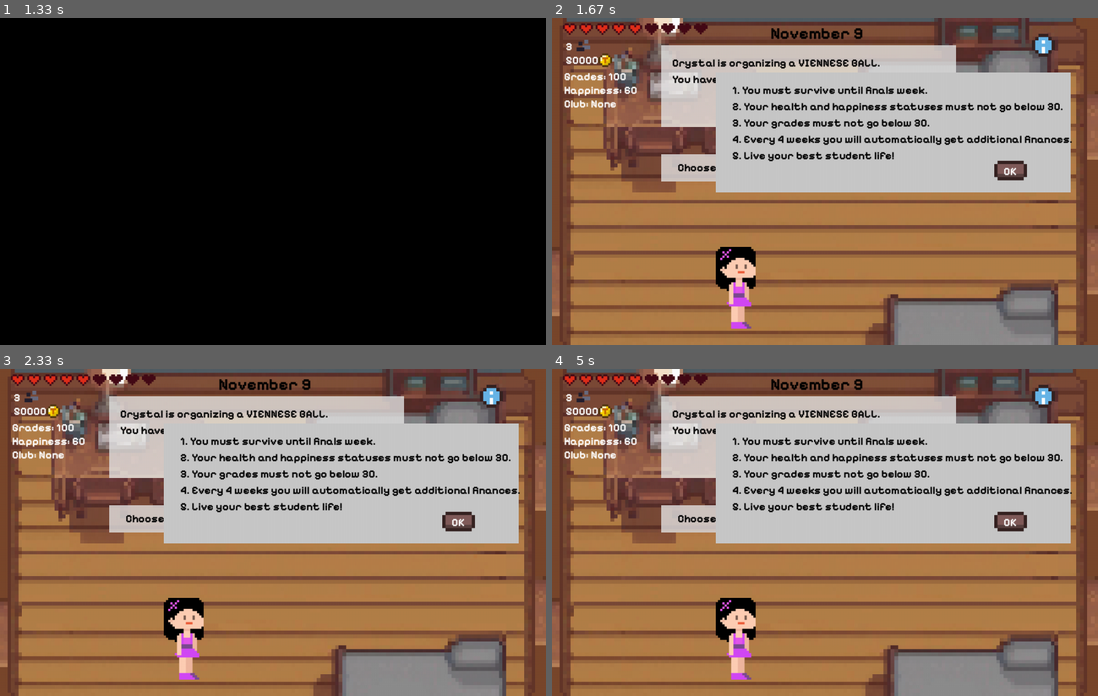
Above: before the commit, frames 1-4 (two rows, left to right).
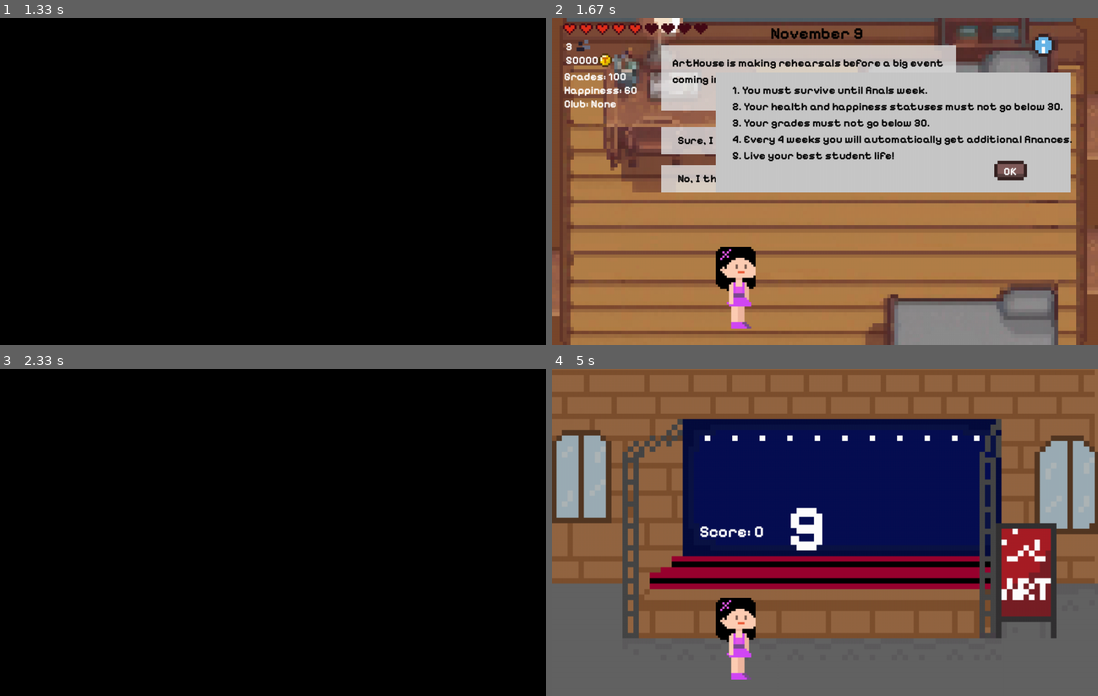
Above: after the commit, the same moments.

Repository: PyGame-Project-Team11/PyGame-Project
Game: pygame game, started from game.py
Two runs of this game, one before a commit and one after it. Both use one fixed random seed, a clock stepped at 60 frames per second and the inputs below.
Inputs (mouse positions are in pixels of both pictures, inside the frame that each line leads up to):
- Up to frame 1 (1.33 s): press the mouse at (273, 269) at 0.37 s; move the mouse to (333, 220) at 0.47 s; release the mouse at (398, 174) at 0.6 s; press the mouse at (273, 269) at 1.2 s; move the mouse to (251, 217) at 1.3 s
- Up to frame 2 (1.67 s): release the mouse at (781, 168) at 1.43 s; press the mouse at (1043, 44) at 1.53 s; move the mouse to (956, 148) at 1.63 s
- Up to frame 3 (2.33 s): release the mouse at (311, 601) at 1.77 s; click (245, 489) at 1.9 s, where only the run after the commit has a clickable "Sure, I wanna be ready."
- Up to frame 4 (5 s): no input

Frame 1 is identical in both runs. In frame 2, 3.0% of the frame differs, in the area x 20-72%, y 12-54%; in frame 3, 98%, in the area x 0-100%, y 0-100%; in frame 4, 91%.

Commit message:
Fixed arthause game

Diff:
--- a/game.py
+++ b/game.py
@@ -10,7 +10,8 @@
     'images/backgrounds/track.png', 'images/backgrounds/dorm.png',
     'images/backgrounds/hall.png', 'images/backgrounds/street.png',
     'images/backgrounds/kbtu_front.png', 'images/backgrounds/floor.png',
-    'images/backgrounds/park.png', 'images/backgrounds/crystal.png'
+    'images/backgrounds/park.png', 'images/backgrounds/crystal.png',
+    'images/backgrounds/art.png'
 ]
 backgrounds = [
     pygame.transform.scale(pygame.image.load(image), (WIDTH, HEIGHT))
@@ -68,9 +69,9 @@
 
 option_choose = False
 option = False
-game1 = game2 = game3 = False
-extra_day2 = True
-day4 = day2 = day3 = extra_day1 = extra_day3 = day1 = day5 = day6 = day7 = day8 = day9 = False
+game1 = game2 = game3 = game4 = False
+extra_day3 = True
+day4 = day2 = day3 = extra_day1 = extra_day2 = day1 = day5 = day6 = day7 = day8 = day9 = False
 day7_started = False
 
 club_join = False
@@ -211,12 +212,14 @@
     return not hole[2]
 
 # random letter render
-def display_random_letter():
-    random_letter = chr(random.randint(97, 122))
-    text = myfont3.render(random_letter, True, 'white')
-    text_rect = text.get_rect(center=(WIDTH/2 + 20, HEIGHT/2 - 70))
-    screen.blit(text, text_rect)
-    return random_letter
+# def display_random_letter():
+#     random_letter = chr(random.randint(97, 122))
+#     text = myfont3.render(random_letter, True, 'white')
+#     text_rect = text.get_rect(center=(WIDTH/2 + 20, HEIGHT/2 - 70))
+#     screen.blit(text, text_rect)
+#     return random_letter
+random_letter = chr(random.randint(97, 122))
+
 
 def create_mole():
     empty_holes = [hole for hole in holes if is_empty(hole)]
@@ -1293,40 +1296,145 @@
 
     # Arthause 9nov
     elif extra_day3:
-        current_background = backgrounds[7]
-        letter = display_random_letter()
-        pressed_keys = pygame.key.get_pressed()
-        screen.blit(myfont2.render("Score: {}".format(score_in_artgame), True, "white"), (WIDTH/2 - 230, HEIGHT/2 - 20))
-        pygame.display.update()
-        waiting_for_input = True
-        while waiting_for_input:
+        player.draw_stats(screen, (255, 255, 255))
+        screen.blit(myfont2.render("November 9", True, "black"), (400, 10))
+
+        text_transparent_surface = pygame.Surface((540, 120), pygame.SRCALPHA)
+        text_transparent_surface.fill((230, 230, 230, 200))
+        screen.blit(text_transparent_surface, (200, 50))
+
+        text = [
+            "ArtHouse is making rehearsals before a big event ",
+            "coming in the 2nd semester. You coming?"
+        ]
+        for i, t in enumerate(text):
+            text_surf = myfont.render(t, True, (0, 0, 0))
+            screen.blit(text_surf, (220, i * 30 + 70))
+
+        option_transparent_surface = pygame.Surface((500, 50), pygame.SRCALPHA)
+        option_transparent_surface.fill((230, 230, 230, 200))
+        option1_surf = myfont.render("Sure, I wanna be ready.", True,
+                                     "black")
+        option1 = pygame.Rect(200, 200, 500, 50)
+        screen.blit(option_transparent_surface, (200, 200))
+        screen.blit(option1_surf, (230, 212))
+        option2_surf = myfont.render("No, I think I’ll skip this one.", True,
+                                     "black")
+        option2 = pygame.Rect(200, 270, 500, 50)
+        screen.blit(option_transparent_surface, (200, 270))
+        screen.blit(option2_surf, (230, 282))
+
+        mouse_buttons = pygame.mouse.get_pressed()
+        if mouse_buttons[0]:
+            mouse_pos = pygame.mouse.get_pos()
+            if option1.collidepoint(mouse_pos):
+                option_choose = True
+                option = True
+            elif option2.collidepoint(mouse_pos):
+                option_choose = True
+                option = False
+
+        if option_choose:
+            blackout()
+            screen.fill("black")
+            if option:
+                pygame.display.update()
+                time.sleep(2)
+                current_background = backgrounds[8]
+                option_choose = False
+                option = False
+                game3 = True
+            else:
+                text = [
+                    "ArtHouse have decided that you are not ready enough,", "you are not participating anymore :("
+                ]
+                for i, t in enumerate(text):
+                    text_surf = myfont.render(t, False, "white")
+                    screen.blit(text_surf, (200, i * 40 + 100))
+                pygame.display.update()
+                time.sleep(1)
+                current_background = backgrounds[1]
+                extra_day3 = False
+                option_choose = False
+                option = False
+                day8 = True
+
+        while game3:
+            screen.fill((0, 0, 0))
+            art_backgraund = pygame.transform.scale(pygame.image.load('images/backgrounds/art.png'), (WIDTH, HEIGHT))
+            screen.blit(art_backgraund, (0, 0))
+
+            screen.blit(myfont3.render(random_letter, True, "white"), (WIDTH/2 - 70, HEIGHT/2 - 100))
+
             for event in pygame.event.get():
                 if event.type == pygame.QUIT:
                     running = False
-                    pygame.quit()
+                    game3 = False
                     sys.exit()
+                if event.type == pygame.MOUSEBUTTONDOWN:
+                    if rules_button.collidepoint(event.pos):
+                        rules_show = True
+                    if is_inside(ok_button, event.pos):
+                        rules_show = False
+
+                elif event.type == pygame.KEYDOWN:
+                    if event.key == pygame.K_LEFT:
+                        is_moving_left = True
+                    if event.key == pygame.K_RIGHT:
+                        is_moving_right = True
+                    if event.key == pygame.K_SPACE and not jumping:
+                        jumping = True
+                if event.type == pygame.KEYUP:
+                    if event.key == pygame.K_LEFT:
+                        is_moving_left = False
+                        last_movement = True
+                    if event.key == pygame.K_RIGHT:
+                        is_moving_right = False
+                        last_movement = False
+
                 if event.type == pygame.KEYDOWN:
                     pressed_key = event.key
                     if pygame.K_a <= pressed_key <= pygame.K_z:
                         pressed_letter = chr(pressed_key)
-                        if pressed_letter == letter:
+                        if pressed_letter == random_letter:
                             score_in_artgame += 1
+                            random_letter = chr(random.randint(97, 122))
                             print(score_in_artgame)
-                            waiting_for_input = False
-                        else:
-                            waiting_for_input = True
-        if score_in_artgame == 10:
-            if player.check_stats() == True:
-                pygame.display.update()
-                time.sleep(2)
-                current_background = backgrounds[1]
-                day9 = True
-                day8 = False
-            else:
-                lose_screen()
-                pygame.display.flip()
-                time.sleep(3.5)
-                break
+
+            if is_moving_right and not is_moving_left and not day7:
+                player.pos_x += player.speed
+                player.pos_x = min(950, player.pos_x)
+                screen.blit(player.walk_right[player_anim_count],
+                            (player.pos_x, player.pos_y))
+                player_anim_count = (player_anim_count + 1) % len(player.walk_right)
+
+            elif is_moving_left and not is_moving_right and not day7:
+                player.pos_x -= player.speed
+                player.pos_x = max(0, player.pos_x)
+                screen.blit(player.walk_left[player_anim_count],
+                            (player.pos_x, player.pos_y))
+                player_anim_count = (player_anim_count + 1) % len(player.walk_left)
+
+            elif last_movement and not day7_started:
+                screen.blit(player.walk_left[0], (player.pos_x, player.pos_y))
+            elif not day7_started:
+                screen.blit(player.walk_right[0], (player.pos_x, player.pos_y))
+
+            screen.blit(myfont2.render("Score: {}".format(score_in_artgame), True, "white"), (WIDTH/2 - 230, HEIGHT/2 - 20))
+            pygame.display.update()
+            if score_in_artgame == 10:
+                if player.check_stats() == True:
+                    pygame.display.update()
+                    time.sleep(2)
+                    current_background = backgrounds[1]
+                    day8 = True
+                    extra_day3 = False
+                    game3 = False
+                else:
+                    lose_screen()
+                    pygame.display.flip()
+                    time.sleep(3.5)
+                    break
 
     # Day 8 - Dec 8
     elif day8:
